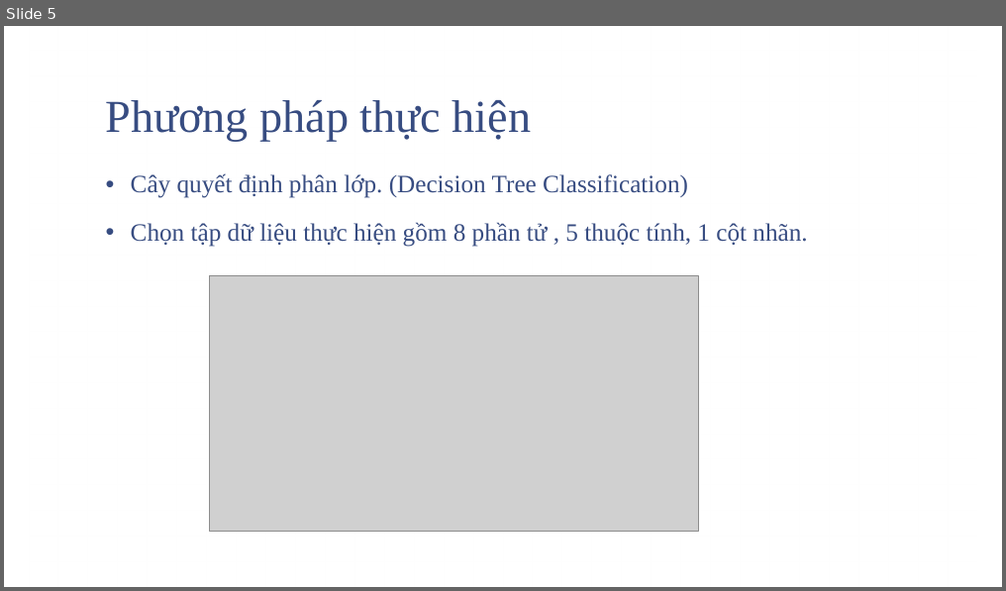
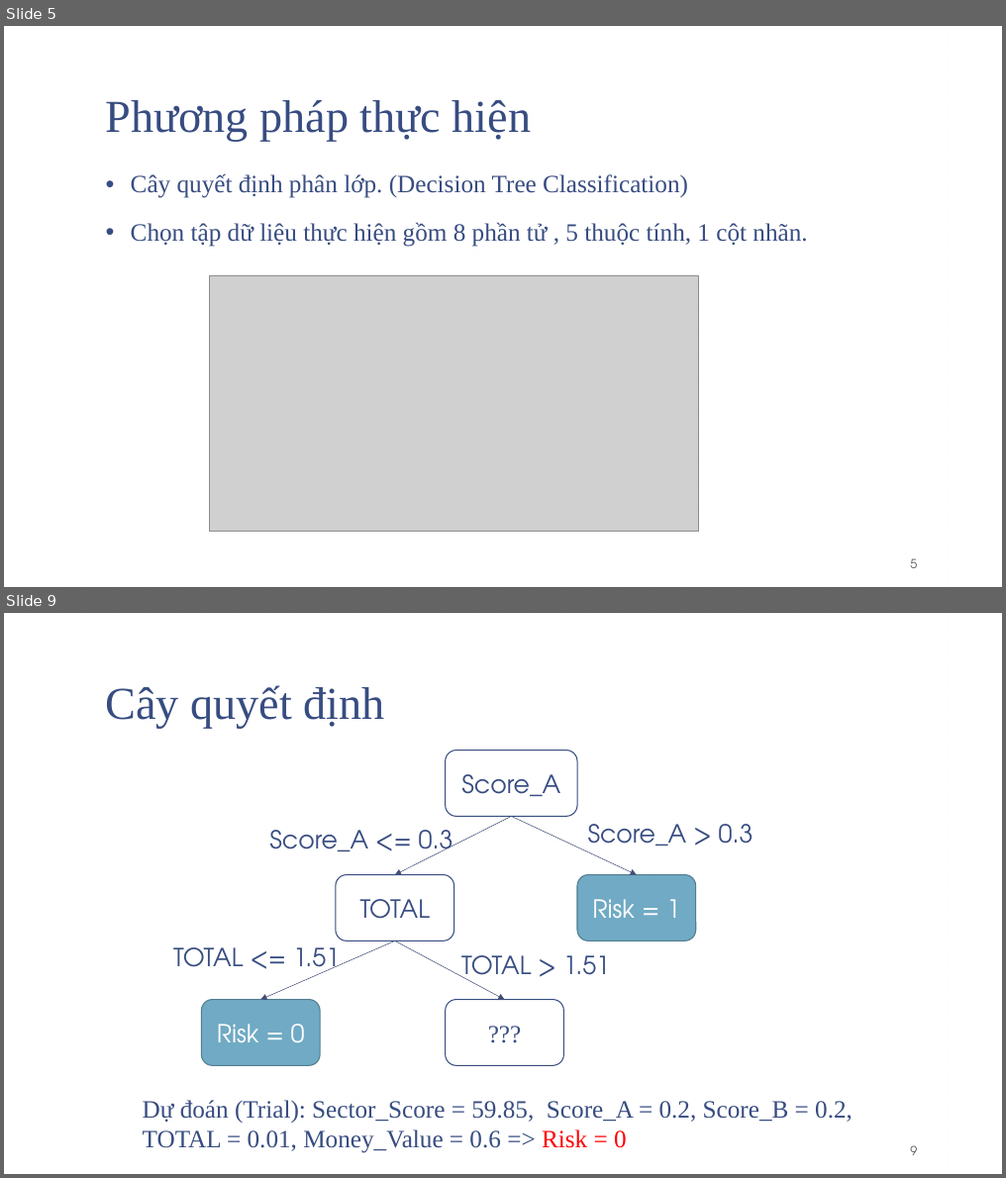
Before and after one commit to trungcpag/machine-CTU, a slide deck: report.pptx. Shown one above the other, each under a label of ours: slide 5 before the commit, slides 5 and 9 after it; the slides between them are not shown. The pictures are 1006x591 and 1006x1178 pixels, drawn with LibreOffice and Linux fonts; fonts in the diff are those of the drawing; grey boxes stand for pictures; background and template pictures are left out. Boxes give left, top, right and bottom in pixels: in the first picture for what was removed or moved away, otherwise in the second. Text is boxed around its words. In the diff, an @@ line names an element or a change of style, - is before the commit and + after.

```diff
--- a/report.pptx
+++ b/report.pptx
@@ slide 9 added at (4,613,1002,1174), background picture (left out); not listed: 1 template element that a slide beside it also shows @@
@@ title added at (106,685,385,728), 44 pt, text #374C81 @@
+Cây quyết định
@@ rounded rectangle added at (445,750,576,816), fill #FFFFFF, outline #374C81 1 pt, 24 pt, text #374C81 @@
+Score_A
@@ arrow added from (512, 817) to (395, 875), #414E77 0.5 pt @@
@@ arrow added from (512, 817) to (637, 875), #414E77 0.5 pt @@
@@ text added at (269,830,453,861), 24 pt, text #374C81 @@
+Score_A <= 0.3
@@ text added at (588,824,753,855), 24 pt, text #374C81 @@
+Score_A > 0.3
@@ rounded rectangle added at (336,875,453,941), fill #FFFFFF, outline #374C81 1 pt, 24 pt, text #374C81 @@
+TOTAL
@@ rounded rectangle added at (577,875,696,941), fill #70AAC4, outline #537E91 1 pt, 24 pt, text #FFFFFF @@
+Risk = 1
@@ text added at (173,948,340,978), 24 pt, text #374C81 @@
+TOTAL <= 1.51
@@ arrow added from (395, 941) to (260, 1000), #414E77 0.5 pt @@
@@ arrow added from (395, 941) to (505, 1000), #414E77 0.5 pt @@
@@ text added at (461,956,610,986), 24 pt, text #374C81 @@
+TOTAL > 1.51
@@ rounded rectangle added at (202,1000,320,1065), fill #70AAC4, outline #537E91 1 pt, 24 pt, text #FFFFFF @@
+Risk = 0
@@ rounded rectangle added at (445,1000,563,1065), fill #FFFFFF, outline #374C81 1 pt, 24 pt, text #374C81 @@
+???
@@ text added at (143,1100,852,1154), 24 pt, text #374C81 @@
+Dự đoán (Trial): Sector_Score = 59.85, Score_A = 0.2, Score_B = 0.2, TOTAL = 0.01, Money_Value = 0.6 => Risk = 0
@@ page number added at (910,1146,917,1156), 12 pt, text #595959 @@
+9
@@ slide 5 changed as well @@
@@ page number added at (910,559,917,569), 12 pt, text #595959 @@
+5
```
Also in this commit, not shown: 8 other slides changed, 1 other slide added, 2 slides removed.
